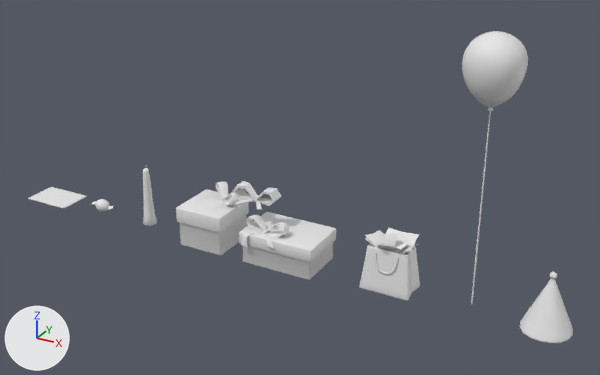
The FBX model Assets/Flat Models/dreamItems.fbx: old version first, new version second.
The view is the same before and after, from a 50 mm camera at (21.5, -25.5, 16.0) aimed at (7.4, 0.0, 3.3). The lights are fixed; the arrows at lower left show +X, +Y and +Z. Where no turn or scale is listed for an object, it has been applied to the vertices.

The first picture shows 'Balloon', 'Bow.001', 'Bow.002', 'Candle', 'Envelope', 'PartyHat', 'Plane', 'Present_1', 'Present_2', 'Present_Bag'.
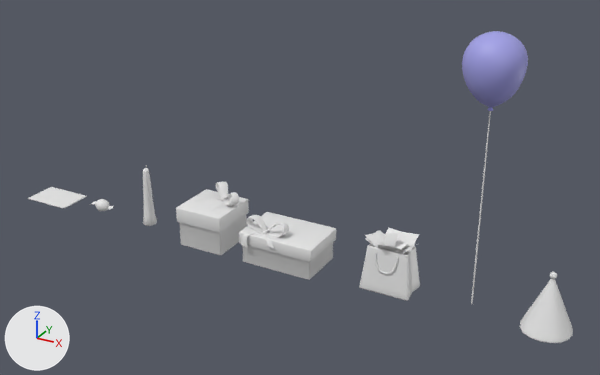
The change, as a diff of the scene's bpy script:
```diff
--- a/Assets/Flat Models/dreamItems.fbx.py
+++ b/Assets/Flat Models/dreamItems.fbx.py
@@ mat_balloonstring @@
+mat_balloonstring = principled_material('balloonString')
+mat_balloonstring.base_color = (0.8, 0.8, 0.8)  # white #e7e7e7
@@ mat_balloon @@
+mat_balloon = principled_material('Balloon')
+mat_balloon.base_color = (0.362, 0.355, 0.8)  # blue #a2a1e7
@@ me_cube_021 @@
 me_cube_021.from_pydata(...)  # 738 vertices, 736 faces; spans x -1.01..1.01, y -1.01..1.01, z 0.18..10.03
 # used by ob_balloon; location = (14.48, 0.0, 0.01)
+# me_cube_021 part 1: all 464 faces centred in x -0.96..0.96, y -0.96..0.96, z 7.47..10.02 switch from no material to mat_balloon (blue #a2a1e7)
+me_cube_021.materials.append(mat_balloonstring)  # white #e7e7e7
@@ ob_bow_001 @@
-ob_bow_001 = bpy.data.objects.new('Bow.001', me_cube_018)
-ob_bow_001.location = (5.52, -0.01, 2.76)
```

Changed parts and their boxes [x1, y1, x2, y2] in the pictures (600 x 375 px):
'Bow.001', deleted
    before: [233, 181, 281, 209]
part 1 of me_cube_021, recoloured (white to blue)
    both: [462, 31, 528, 111]
